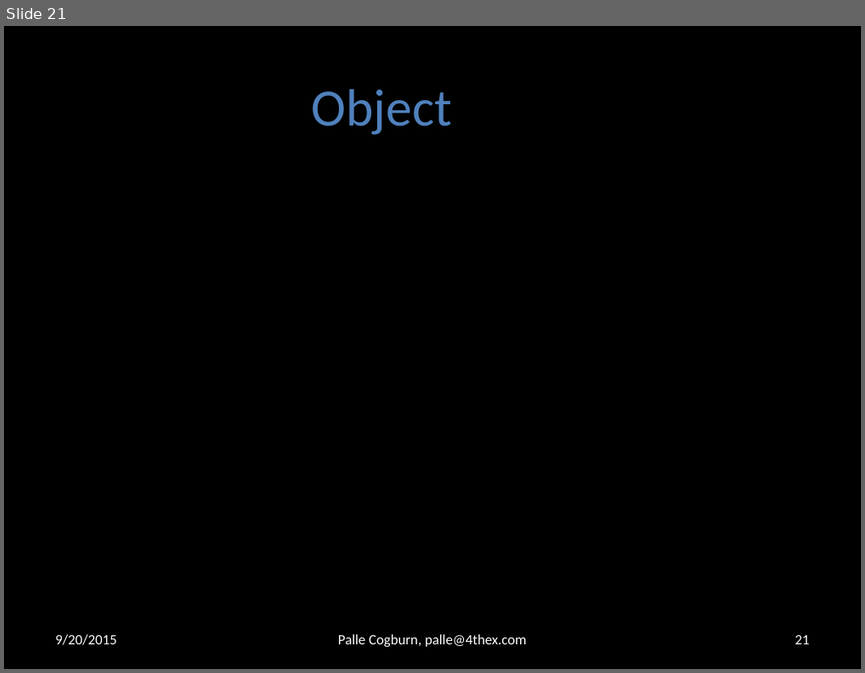
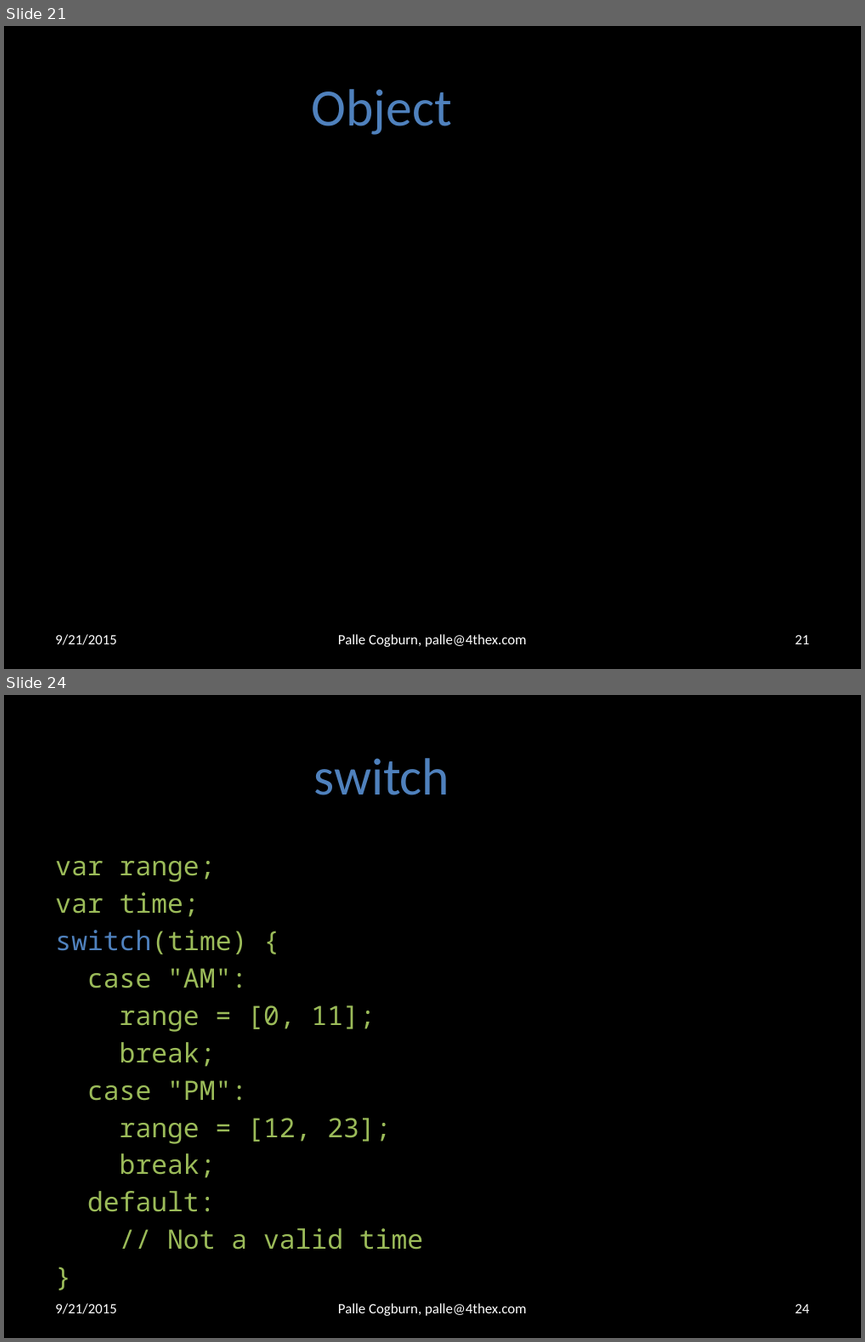
Before and after one commit to 4thex/JSRobot, a slide deck: doc/Computer Programming 1.pptx. Shown one above the other, each under a label of ours: slide 21 before the commit, slides 21 and 24 after it; the slides between them are not shown. The pictures are 865x673 and 865x1342 pixels, drawn with LibreOffice and Linux fonts; fonts in the diff are those of the drawing; background and template pictures are left out. Boxes give left, top, right and bottom in pixels: in the first picture for what was removed or moved away, otherwise in the second. Text is boxed around its words. In the diff, an @@ line names an element or a change of style, - is before the commit and + after.

```diff
--- a/doc/Computer Programming 1.pptx
+++ b/doc/Computer Programming 1.pptx
@@ slide 24 added at (4, 695, 861, 1338), background #000000 @@
@@ title added at (313, 758, 449, 795), 44 pt, text #4F81BD @@
+switch
@@ text added at (55, 861, 423, 1249), 22.4 pt, text #9BBB59 @@
+var range;
+var time;
+switch(time) {
+case "AM":
+range = [0, 11];
+break;
+case "PM":
+range = [12, 23];
+break;
+default:
+// Not a valid time
+}
@@ text added at (55, 1303, 116, 1314), 12 pt, text #FFFFFF @@
+9/21/2015
@@ text added at (338, 1303, 527, 1315), 12 pt, text #FFFFFF @@
+Palle Cogburn, palle@4thex.com
@@ page number added at (794, 1304, 809, 1313), 12 pt, text #FFFFFF @@
+24
@@ slide 21 changed as well @@
@@ text at (55, 634, 116, 645): text changed @@
-9/20/2015
+9/21/2015
```
Also in this commit, not shown: 29 other slides changed, 8 other slides added, 1 other file.
